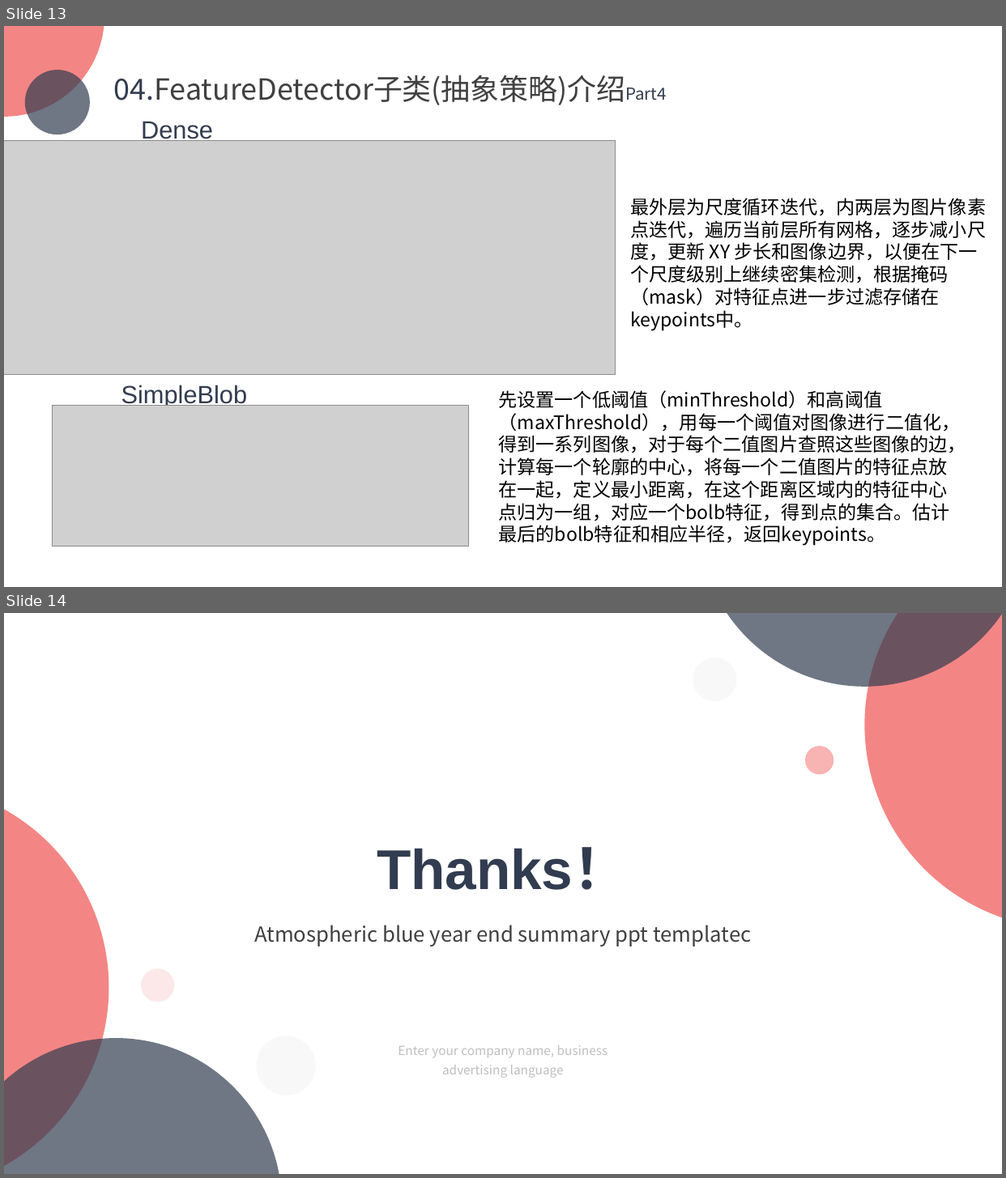
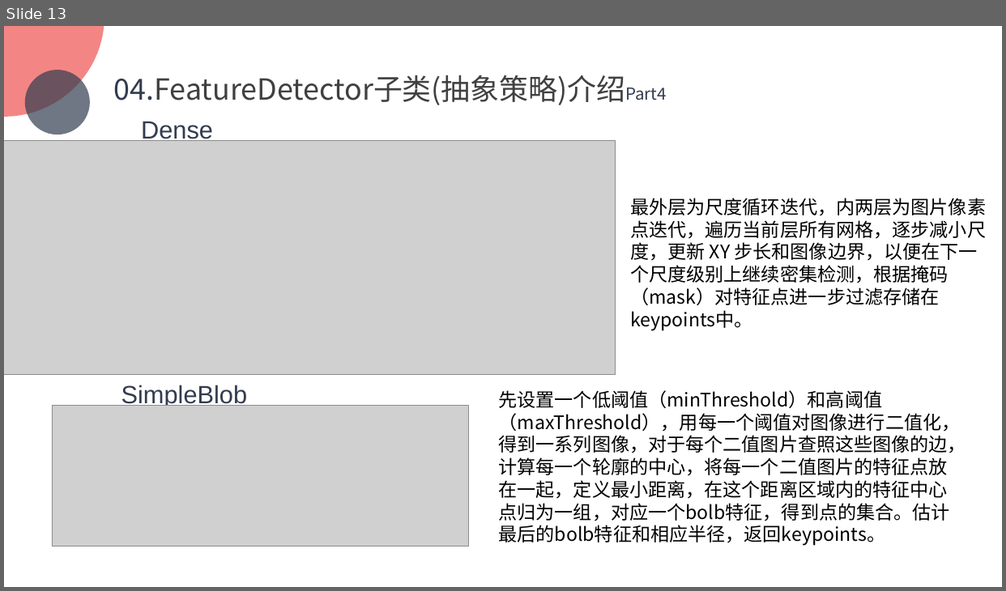
Before and after one commit to TJDPGr9/OpencvFeatureDetectorResearch, a slide deck: OpencvFInal/Opencv.pptx. Shown one above the other, each under a label of ours: slides 13 and 14 before the commit, slide 13 after it. The pictures are 1006x1178 and 1006x591 pixels, drawn with LibreOffice and Linux fonts; fonts in the diff are those of the drawing; grey boxes stand for pictures; background and template pictures are left out. Boxes give left, top, right and bottom in pixels: in the first picture for what was removed or moved away, otherwise in the second. Text is boxed around its words. In the diff, an @@ line names an element or a change of style, - is before the commit and + after.

```diff
--- a/OpencvFInal/Opencv.pptx
+++ b/OpencvFInal/Opencv.pptx
@@ slide 14 removed at <box>4,613,1002,1174</box>, background picture (left out) @@
@@ ellipse removed at <box>699,613,1002,687</box> @@
@@ ellipse removed at <box>865,613,1002,929</box> @@
@@ ellipse removed at <box>692,658,737,702</box> @@
@@ ellipse removed at <box>805,747,833,775</box> @@
@@ ellipse removed at <box>4,772,121,1174</box> @@
@@ text removed at <box>377,847,629,890</box> @@
-Thanks！
@@ text removed at <box>254,925,751,947</box> @@
-Atmospheric blue year end summary ppt templatec
@@ ellipse removed at <box>140,968,176,1003</box> @@
@@ ellipse removed at <box>4,1029,292,1174</box> @@
@@ ellipse removed at <box>254,1034,318,1097</box> @@
@@ text removed at <box>398,1046,608,1078</box> @@
-Enter your company name, business advertising language
```
Also in this commit, not shown: 1 slide changed, 2 slides added.
